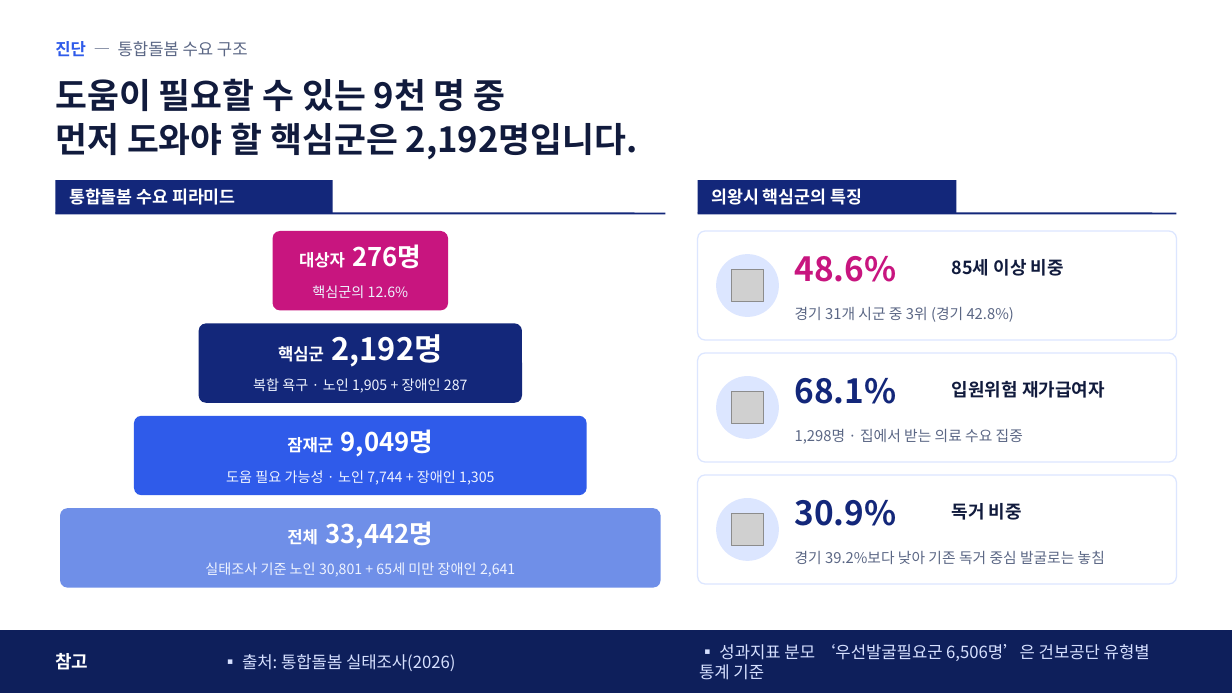
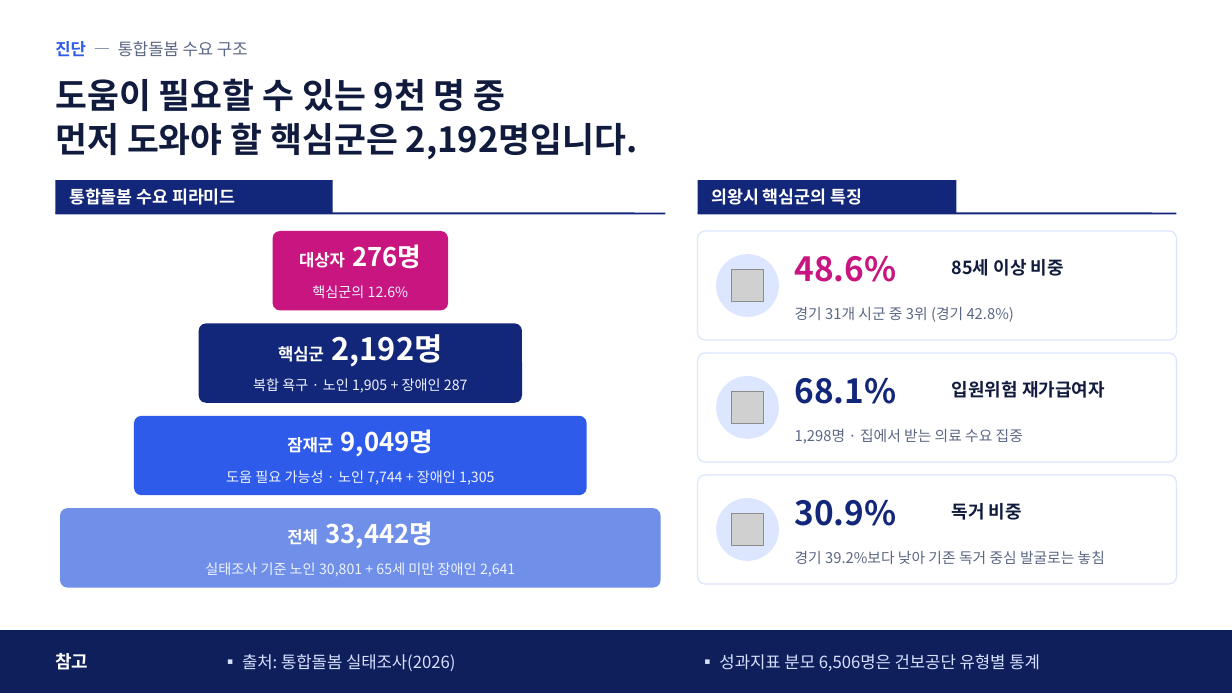
Before and after one commit to skys0430-creator/ssosso0430, a slide deck: slide 6 of docs/uiwang-2027-plan/files/2027_지역계획_협의체심의_발표자료_v3.pptx. Drawn at 1232x693 pixels with LibreOffice and Linux fonts; fonts in the diff are those of the drawing; grey boxes stand for pictures; background and template pictures are left out. Boxes give left, top, right and bottom in pixels: in the first picture for what was removed or moved away, otherwise in the second. Text is boxed around its words. In the diff, an @@ line names an element or a change of style, - is before the commit and + after.

```diff
--- a/docs/uiwang-2027-plan/files/2027_지역계획_협의체심의_발표자료_v3.pptx
+++ b/docs/uiwang-2027-plan/files/2027_지역계획_협의체심의_발표자료_v3.pptx
@@ text at <box>719,654,1040,671</box>: text changed @@
-▪ 성과지표 분모 ‘우선발굴필요군 6,506명’은 건보공단 유형별 통계 기준
+▪ 성과지표 분모 6,506명은 건보공단 유형별 통계
```
Also in this commit, not shown: 1 other file.
